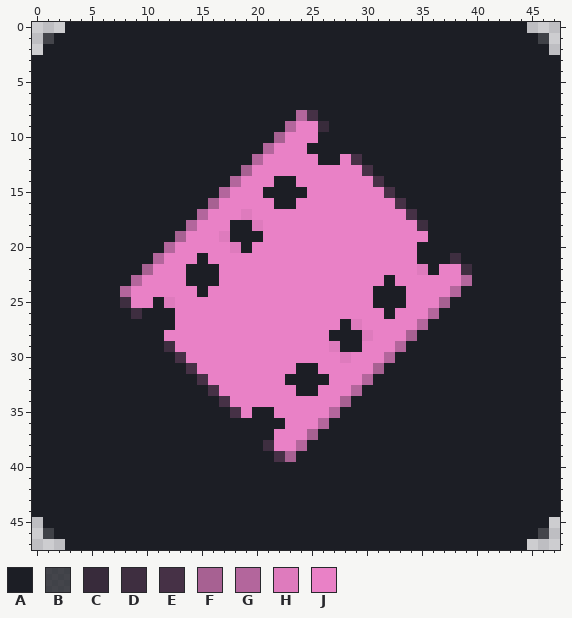
Pixel-art sprite, stored at apps/expo/assets/images/favicon.png. Above: the version before the commit.
The file is 48x48 pixels. Pixels under 10% opacity are left out. Colours within 5 levels of each other are drawn and written as one.
Palette (. is transparent): A #1c1e25  B #1c1e25c6  C #382b3b  D #3e2e40  E #463146  F #a76192  G #b3669c  H #de7bbd  J #e981c6
After:
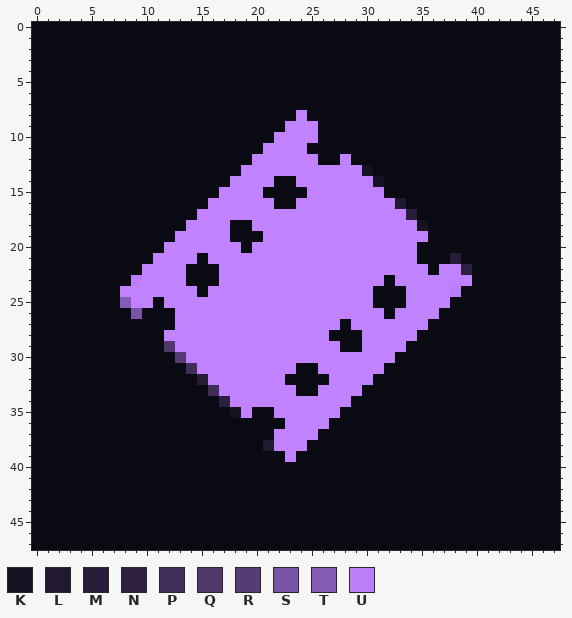
Colours new in this view: K #161221  L #20192f  M #271d38  N #2d213f  P #402e58  Q #50386d  R #553c74  S #7a54a5  T #865bb4  U #bb7ff9
The edit:
colour A: #1c1e25 -> #0a0a12
colour J: #e981c6 -> #c082ff
Changed rows in their new state; - is a pixel that keeps its letter.
first column x 0:
 0 AAA------------------------------------------AAA
 1 AA--------------------------------------------AA
 2 A----------------------------------------------A
first column x 8:
 8 ----------------JA--------------
 9 ---------------J--A-------------
10 --------------J-----------------
11 -------------J------------------
12 ------------J--------A----------
13 -----------J----------K---------
14 ----------J------------K--------
15 ---------J--------------A-------
16 --------J----------------L------
17 -------J---J--------------M-----
18 ------J-----J--------------K----
19 -----J---J----------------------
20 ----J-----J---------------------
21 ---J--------------------------M-
22 --J------------------------J---N
23 -U-----------------------------J
24 J-----------------------------U-
25 T---J------------------------J--
26 -S--------------------------J---
27 ---------------------J-----J----
28 ----------------------J---J-----
29 ----Q--------------J-----J------
30 -----R--------------J---J-------
31 ------P----------------J--------
32 -------M--------------J---------
33 --------P------------J----------
34 ---------N----------J-----------
35 ----------K--------J------------
36 ------------------J-------------
37 -----------------J--------------
38 -------------L--J---------------
39 --------------AJ----------------
first column x 0:
45 A----------------------------------------------A
46 AA--------------------------------------------AA
47 AAA------------------------------------------AAA
